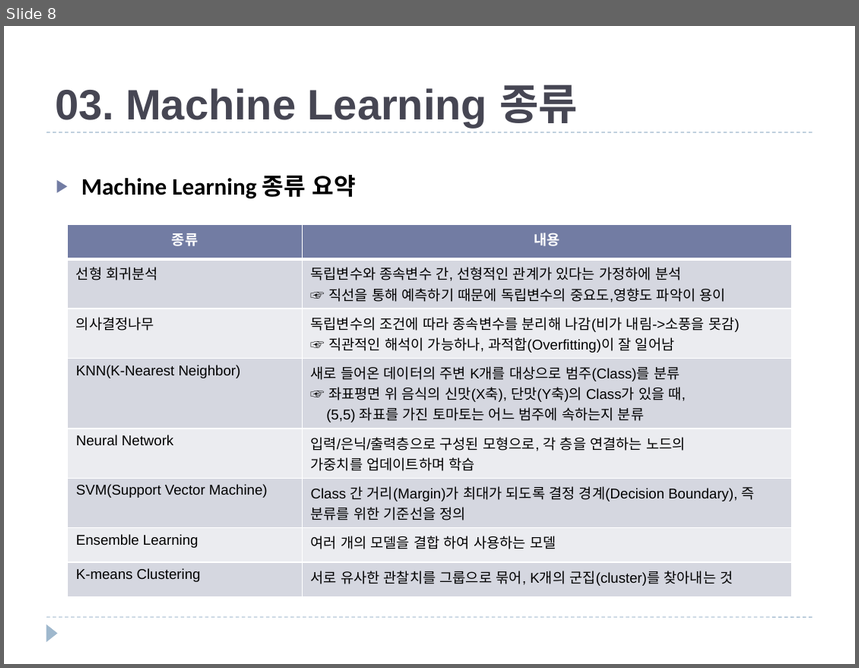
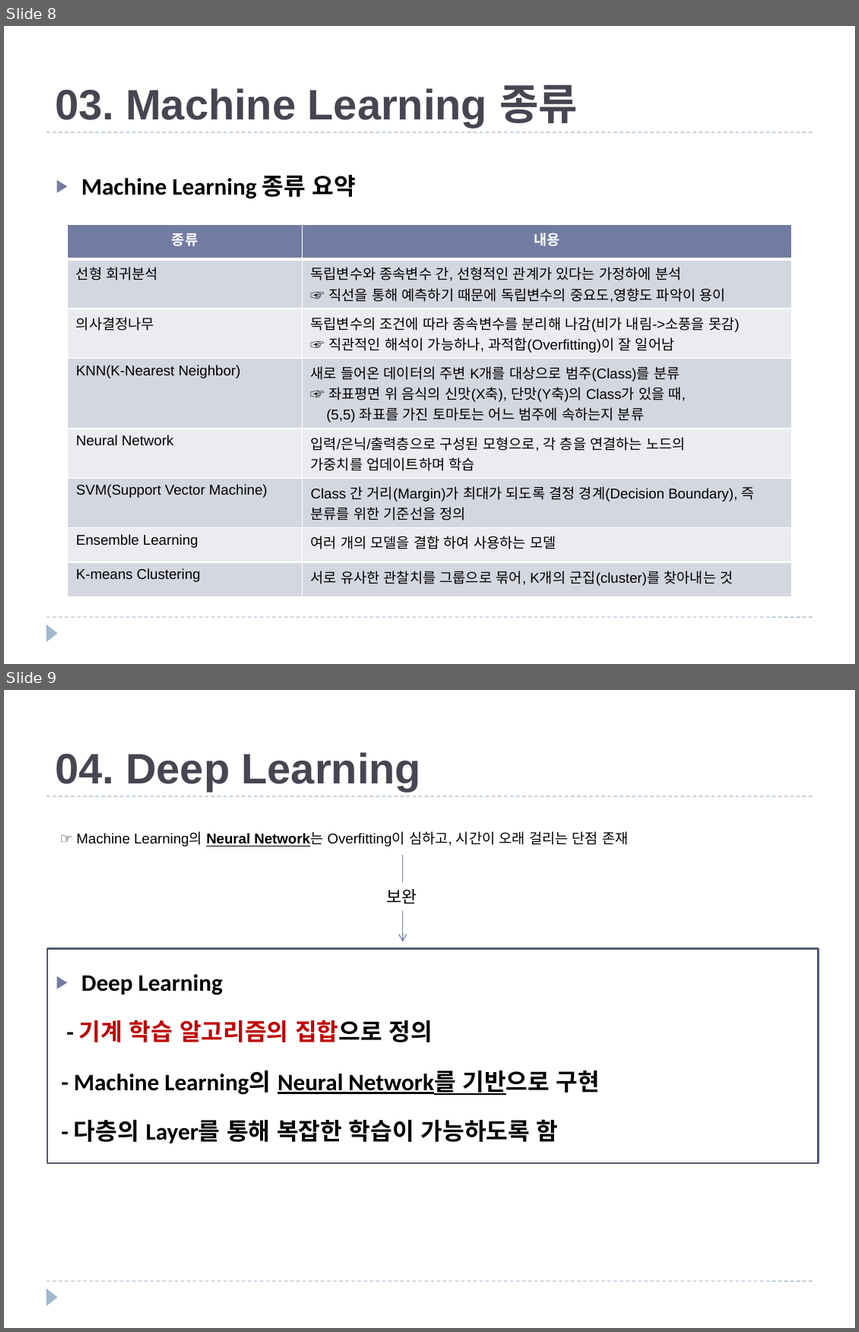
Before and after one commit to JXXA/JXXAGit, a slide deck: Machine Learning 개념과 종류.pptx. Shown one above the other, each under a label of ours: slide 8 before the commit, slides 8 and 9 after it. The pictures are 859x668 and 859x1332 pixels, drawn with LibreOffice and Linux fonts; fonts in the diff are those of the drawing. Boxes give left, top, right and bottom in pixels: in the first picture for what was removed or moved away, otherwise in the second. Text is boxed around its words. In the diff, an @@ line names an element or a change of style, - is before the commit and + after.

Commit message:
Update Machine Learning 개념과 종류.pptx
2020.10.14 딥러닝 모델 종류 정리

```diff
--- a/Machine Learning 개념과 종류.pptx
+++ b/Machine Learning 개념과 종류.pptx
@@ slide 9 added at (x1=4, y1=690, x2=855, y2=1328), background #FFFFFF; not listed: 3 template elements that a slide beside it also shows @@
@@ title added at (x1=55, y1=752, x2=421, y2=791), 36 pt, text #464653, bold @@
+04. Deep Learning
@@ text added at (x1=74, y1=831, x2=628, y2=1144), 20 pt, text #000000, bold @@
+☞ Machine Learning의 Neural Network는 Overfitting이 심하고, 시간이 오래 걸리는 단점 존재
+▶ Deep Learning
+- 기계 학습 알고리즘의 집합으로 정의
+- Machine Learning의 Neural Network를 기반으로 구현
+- 다층의 Layer를 통해 복잡한 학습이 가능하도록 함
@@ arrow added from (403, 855) to (403, 942), #727CA3 0.75 pt @@
@@ text added at (x1=386, y1=889, x2=417, y2=904), 14 pt, text #000000 @@
+보완
@@ rectangle added at (x1=47, y1=948, x2=819, y2=1163), outline #545C79 1.5 pt @@
```
Also in this commit, not shown: 2 other slides added.
